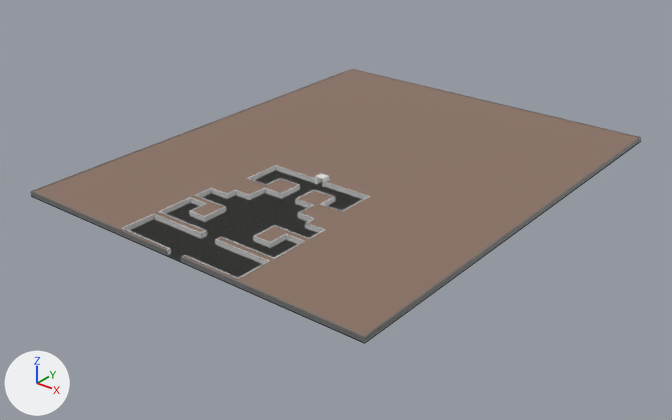
An edit to the Blender file Assets/Models/Levels/Level_1/level_1.blend, drawn before and after from the same camera.
One viewpoint serves both versions: a 50 mm camera at (214.0, -282.0, 150.0) aimed at (-2.0, -13.0, -17.0). Arrows for +X, +Y and +Z are at lower left; the lights stay in place. Mesh edges are drawn as thin lines on the coarser meshes.
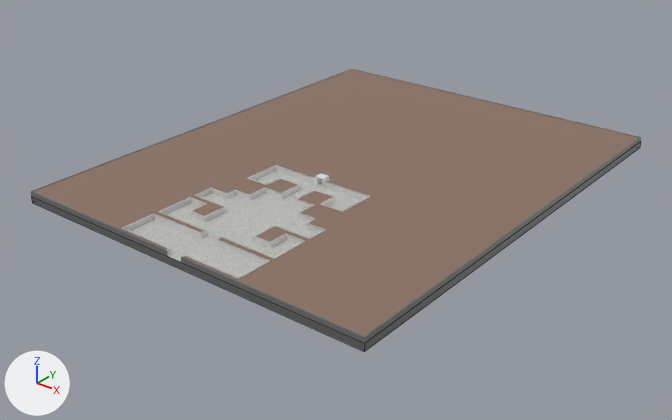
Where the change shows, as pixel boxes [x1, y1, x2, y2] in the pictures (672 x 420 px):
'Cube.003', reshaped, modifiers changed
    before: [129, 170, 362, 277]
    after: [31, 142, 641, 352]
part 1 of me_cube_003, added
    after: [31, 142, 641, 352]

What changed in the scene script:
```text
Add mat_underground:
    mat_underground = principled_material('underground')
    mat_underground.base_color = (0.124, 0.124, 0.124)  # dark grey #636363
Change me_cube_003:
    used by ob_cube_003; location = (0.0, 0.0, 0.0)
    verts and faces of me_cube_003; kept vertices keep their numbers, new ones are numbered from 4
    before: 0 (-80.0, -102.0, -1.0) at pixel (31, 196), 1 (80.0, -102.0, -1.0) at pixel (364, 343), 2 (-80.0, 98.0, -1.0), 3 (80.0, 98.0, -1.0) at pixel (640, 141)
    remove me_cube_003.from_pydata(...)  # 4 vertices, 1 face; spans x -80.0..80.0, y -102.0..98.0, z -1.0
    add me_cube_003.from_pydata(...)  # 8 vertices, 6 faces; spans x -80.0..80.0, y -102.0..98.0, z -4.0..-1.0
    me_cube_003 part 1
    add for new, old in zip([*range(4, 8)], [*range(0, 4)]): verts[new] = verts[old] + (0.0, 0.0, -3.0)
    add faces += [(4, 6, 7, 5), (2, 3, 7, 6), (0, 4, 5, 1), (1, 5, 7, 3), (0, 2, 6, 4)]  # mat_underground (dark grey #636363)
    add me_cube_003.materials.append(mat_underground)  # dark grey #636363
Change ob_cube_003:
    remove _m = ob_cube_003.modifiers.new('Mirror', 'MIRROR')
```
